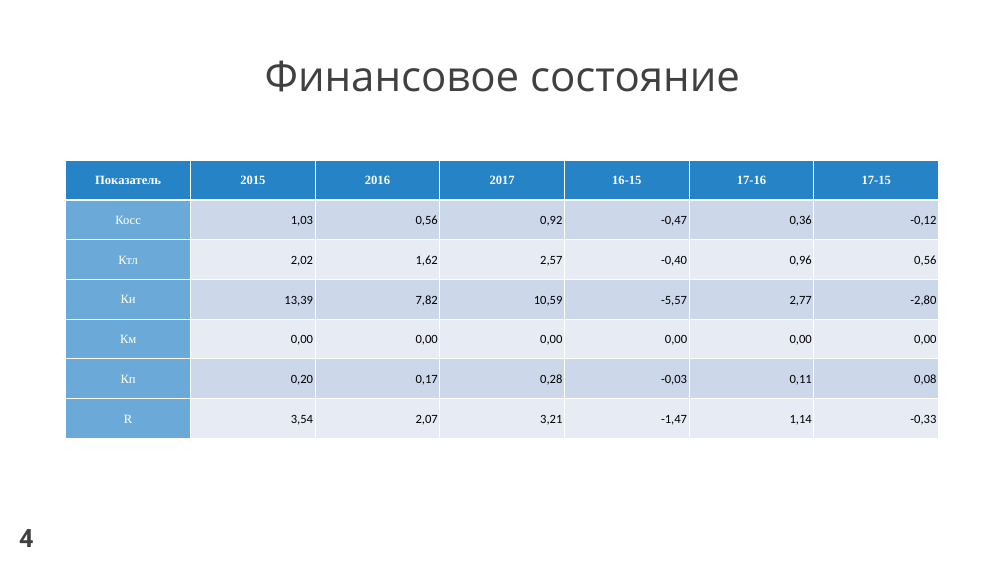
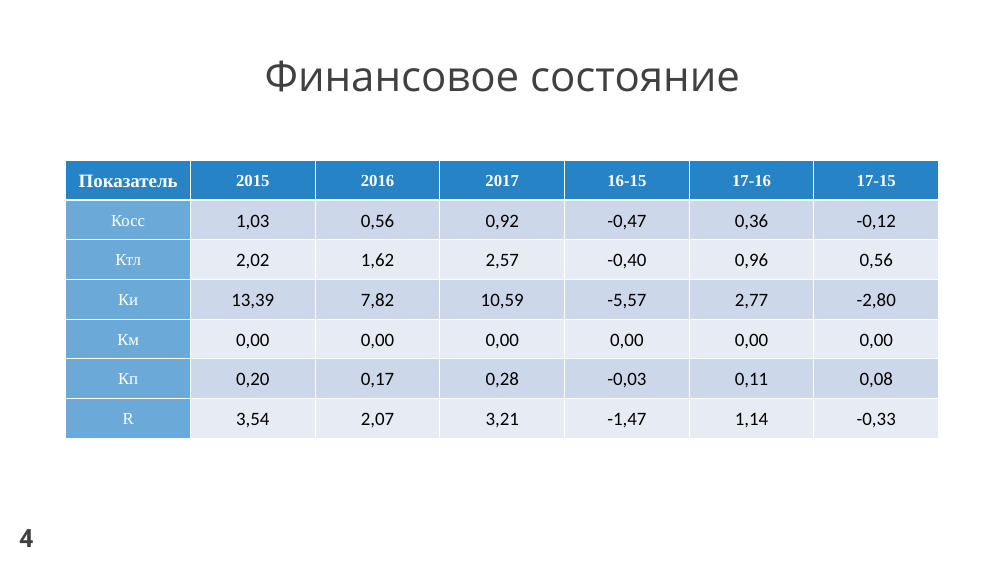
Before and after one commit to venera13/diploma, a slide deck: slide 4 of защита/защита, выступление/ЛобановаВА.pptx. Drawn at 1008x567 pixels with LibreOffice and Linux fonts; fonts in the diff are those of the drawing. Boxes give left, top, right and bottom in pixels: in the first picture for what was removed or moved away, otherwise in the second. Text is boxed around its words. In the diff, an @@ line names an element or a change of style, - is before the commit and + after.

```diff
--- a/защита/защита, выступление/ЛобановаВА.pptx
+++ b/защита/защита, выступление/ЛобановаВА.pptx
@@ table at [66,160,939,439] @@
@@ size 12 to 18 pt in "Показатель", "1,03", "0,56", "0,92" and 33 more places @@
@@ size 12 to 16 pt in "2015", "2016", "2017", "16-15" and 8 more places @@
@@ alignment right to centre @@
```
Also in this commit, not shown: 21 other slides changed, 2 slides removed, 1 other file.
